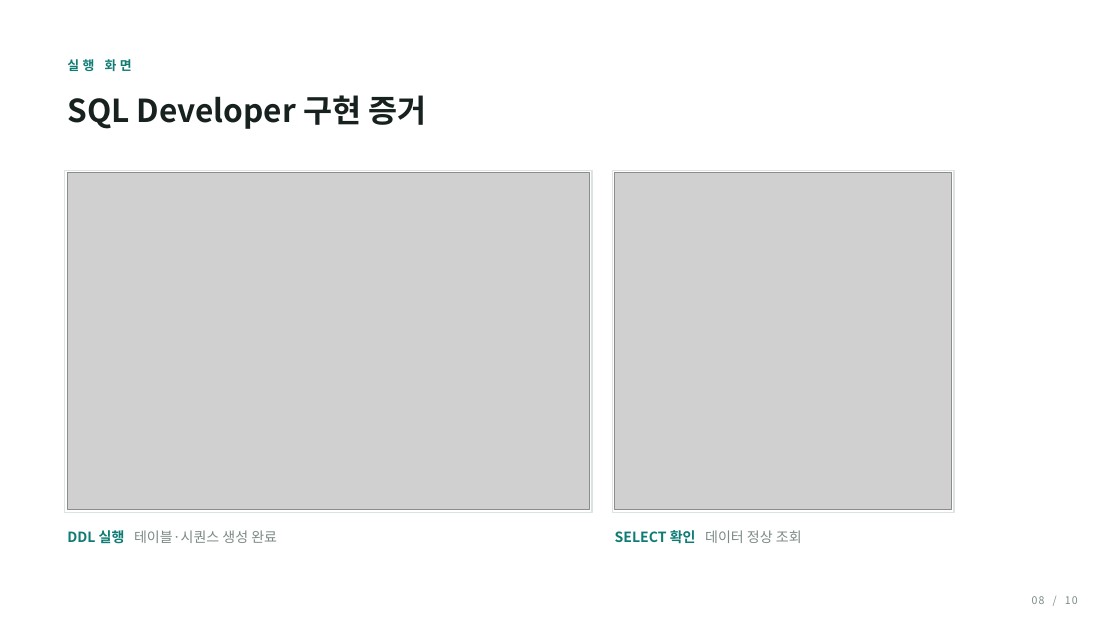
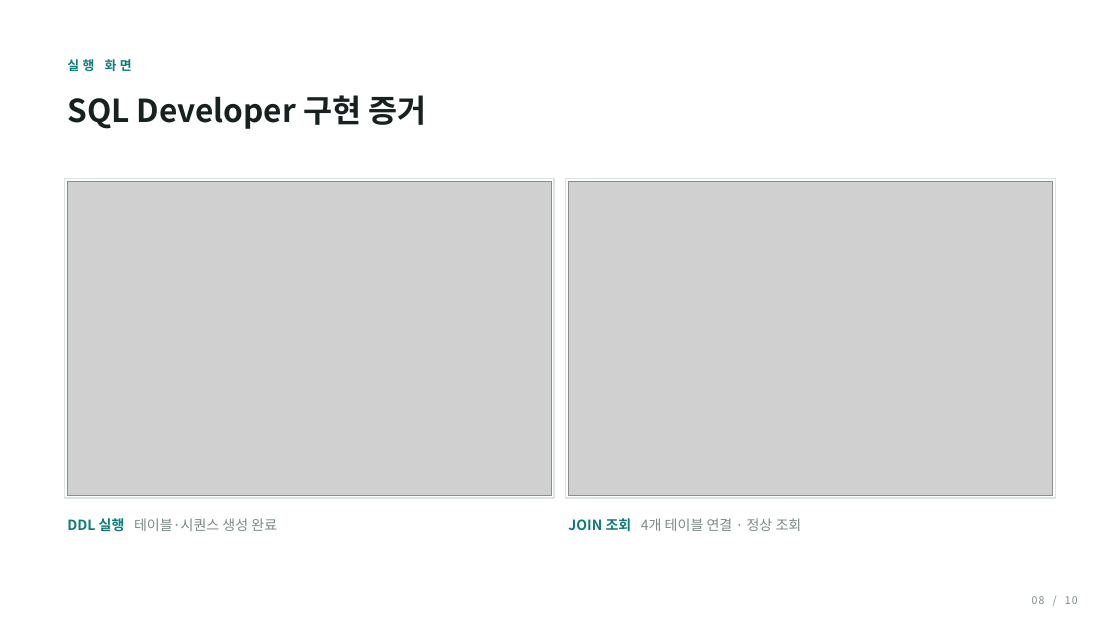
Before and after one commit to minthukyaw488-commits/diabetes, a slide deck: slide 8 of diabetes_project_stage1.pptx. Drawn at 1120x632 pixels with LibreOffice and Linux fonts; fonts in the diff are those of the drawing; grey boxes stand for pictures. Boxes give left, top, right and bottom in pixels: in the first picture for what was removed or moved away, otherwise in the second. Text is boxed around its words. In the diff, an @@ line names an element or a change of style, - is before the commit and + after.

```diff
--- a/diabetes_project_stage1.pptx
+++ b/diabetes_project_stage1.pptx
@@ rectangle resized from (x1=65, y1=170, x2=592, y2=512) to (x1=65, y1=179, x2=554, y2=498) @@
@@ rectangle resized from (x1=612, y1=170, x2=954, y2=512) to (x1=566, y1=179, x2=1055, y2=498) @@
@@ picture resized from (x1=67, y1=173, x2=589, y2=509) to (x1=67, y1=181, x2=552, y2=495) @@
@@ picture resized from (x1=615, y1=173, x2=952, y2=509) to (x1=568, y1=181, x2=1053, y2=495) @@
@@ text "DDL 실행 테이블·시퀀스 생성 완료" moved from (x1=67, y1=530, x2=277, y2=543) to (x1=67, y1=518, x2=277, y2=531) @@
@@ text at (x1=568, y1=518, x2=802, y2=532): text changed; text colour #0E7C74 to #7C8A87; bold off @@
-SELECT 확인 데이터 정상 조회
+JOIN 조회 4개 테이블 연결 · 정상 조회
```
Also in this commit, not shown: 4 other files.
